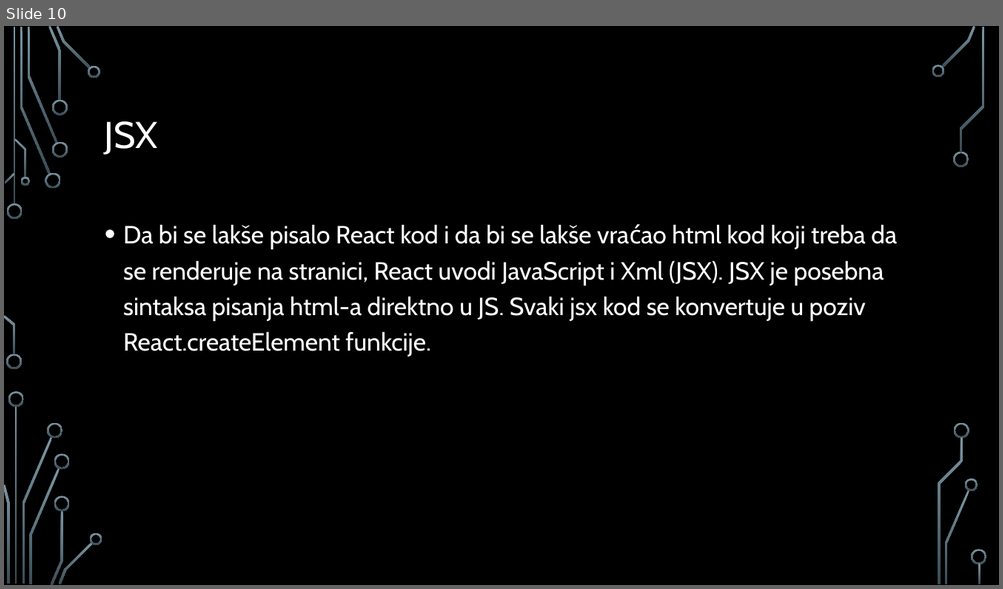
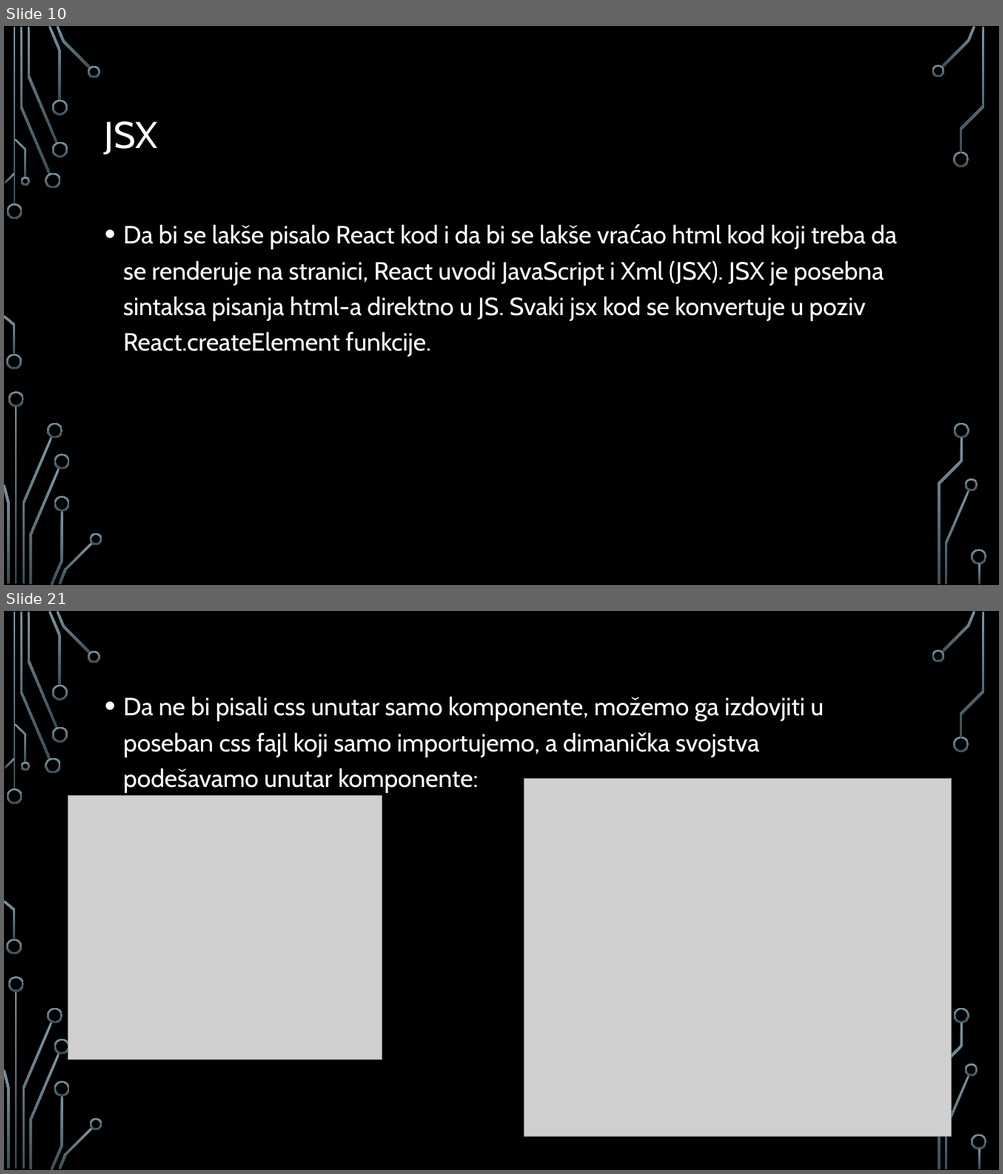
Before and after one commit to MihajloMilojevic/Sekcija, a slide deck: React/React - prezentacija.pptx. Shown one above the other, each under a label of ours: slide 10 before the commit, slides 10 and 21 after it; the slides between them are not shown. The pictures are 1003x589 and 1003x1174 pixels, drawn with LibreOffice and Linux fonts; fonts in the diff are those of the drawing; grey boxes stand for pictures; background and template pictures are left out. Boxes give left, top, right and bottom in pixels: in the first picture for what was removed or moved away, otherwise in the second. Text is boxed around its words. In the diff, an @@ line names an element or a change of style, - is before the commit and + after.

```diff
--- a/React/React - prezentacija.pptx
+++ b/React/React - prezentacija.pptx
@@ slide 21 added at [4,611,999,1170], background picture (left out); not listed: 36 template elements that a slide beside it also shows @@
@@ text added at [123,696,824,793], 24 pt, text #FFFFFF @@
+• Da ne bi pisali css unutar samo komponente, možemo ga izdovjiti u poseban css fajl koji samo importujemo, a dimanička svojstva podešavamo unutar komponente:
@@ picture added at [524,778,951,1136] @@
@@ picture added at [68,796,382,1060] @@
```
Also in this commit, not shown: 17 other slides added, 5 other files.
